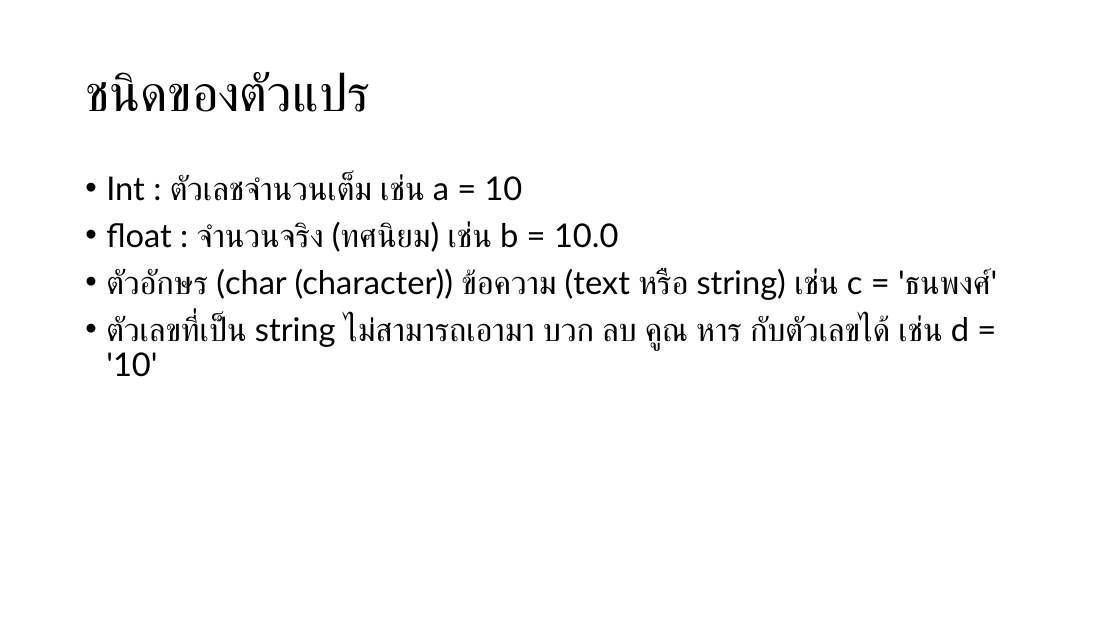
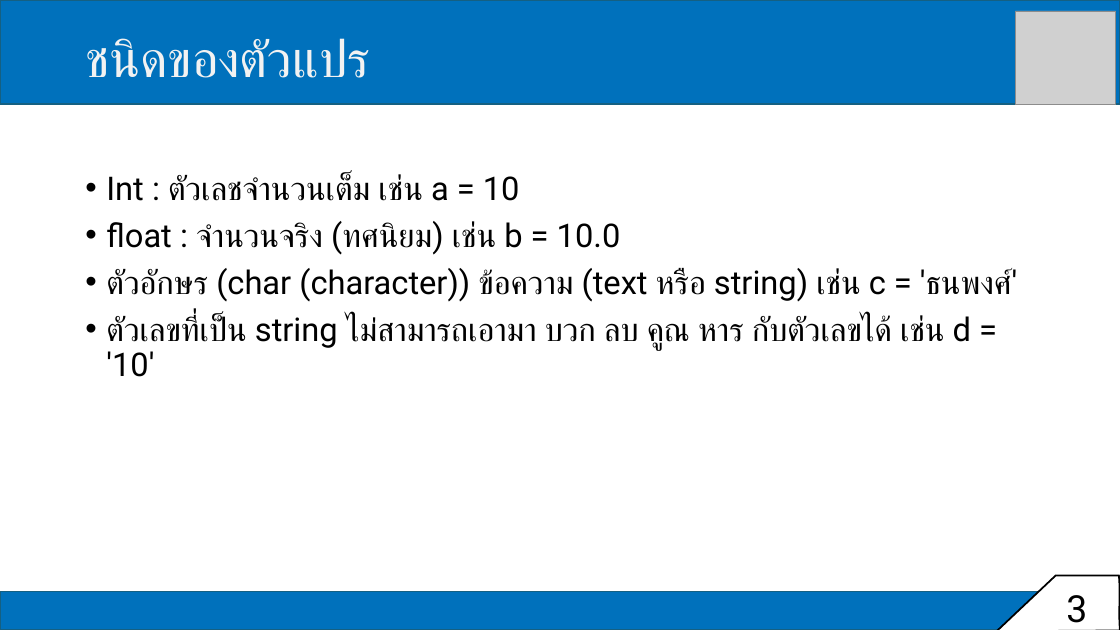
Before and after one commit to tohnperfect/Course-DS-Programming-and-Data-Viz, a slide deck: slide 3 of PPT/Class period 1.pptx. Drawn at 1120x630 pixels with LibreOffice and Linux fonts; fonts in the diff are those of the drawing; grey boxes stand for pictures. Boxes give left, top, right and bottom in pixels: in the first picture for what was removed or moved away, otherwise in the second. Text is boxed around its words. In the diff, an @@ line names an element or a change of style, - is before the commit and + after.

```diff
--- a/PPT/Class period 1.pptx
+++ b/PPT/Class period 1.pptx
@@ rectangle added at <box>0,0,1120,104</box>, fill #0071BC, outline #156082 1.5 pt @@
@@ title "ชนิดของตัวแปร": place and size @@
-title "ชนิดของตัวแปร" at <box>85,72,370,112</box>
+title "ชนิดของตัวแปร" at <box>85,38,370,78</box>
@@ title "ชนิดของตัวแปร" at <box>85,38,370,78</box>: font Lato to Roboto, text colour #000000 to #F2F2F2 @@
@@ picture added at <box>1016,11,1117,104</box> @@
@@ text "Int : ตัวเลชจำนวนเต็ม เช่น a ..." at <box>106,174,1017,377</box>: font Lato to Roboto @@
@@ rectangle added at <box>0,592,1120,630</box>, fill #0071BC, outline #156082 1.5 pt @@
@@ freeform shape added at <box>996,576,1120,630</box>, fill #FFFFFF, outline #000000 1.5 pt @@
@@ text added at <box>1066,595,1087,623</box>, 32 pt, text #000000 @@
+3
```
Also in this commit, not shown: 16 other slides changed, 2 other files.
